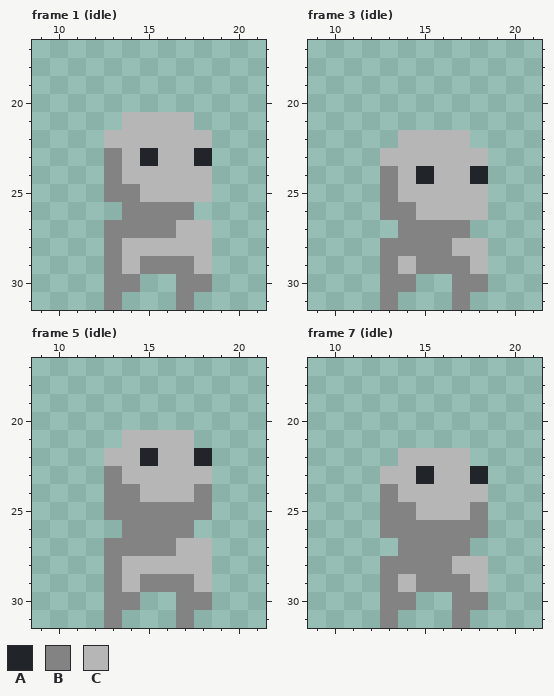
A pixel-art file gets an edit: IvoryKeep/res/sprites/player.aseprite. The first picture shows the starting point.
32x32 pixels, 26 frames. Colours within 5 levels of each other are drawn and written as one. Shown: frame 1 (idle): x 9..21, y 17..31; frame 3 (idle): x 9..21, y 17..31; frame 5 (idle): x 9..21, y 17..31; frame 7 (idle): x 9..21, y 17..31. The commit also changed other frames, which this record leaves out.
Palette (. is transparent): A #212429  B #838383  C #b6b6b6
And afterwards:
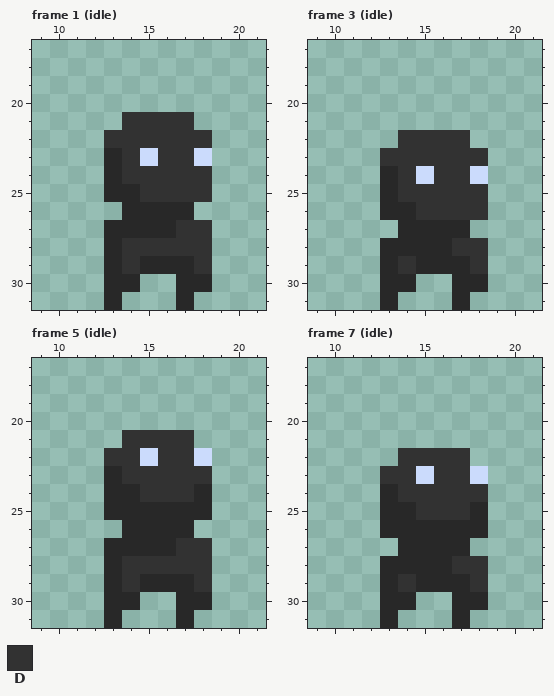
Colours new in this view: D #323232
Change:
colour A: #212429 -> #cbdbfc
colour B: #838383 -> #282828
Frame 1 (idle):
y 21: x 14..17 CCCC -> DDDD
y 22: x 13..18 CCCCCC -> DDDDDD
y 23: x 14 C -> D; x 16..17 CC -> DD
y 24: x 14..18 CCCCC -> DDDDD
y 25: x 15..18 CCCC -> DDDD
y 27: x 17..18 CC -> DD
y 28: x 14..18 CCCCC -> DDDDD
y 29: x 14 C -> D; x 18 C -> D
Frame 3 (idle):
y 22: x 14..17 CCCC -> DDDD
y 23: x 13..18 CCCCCC -> DDDDDD
y 24: x 14 C -> D; x 16..17 CC -> DD
y 25: x 14..18 CCCCC -> DDDDD
y 26: x 15..18 CCCC -> DDDD
y 28: x 17..18 CC -> DD
y 29: x 14 C -> D; x 18 C -> D
Frame 5 (idle):
y 21: x 14..17 CCCC -> DDDD
y 22: x 13..14 CC -> DD; x 16..17 CC -> DD
y 23: x 14..18 CCCCC -> DDDDD
y 24: x 15..17 CCC -> DDD
y 27: x 17..18 CC -> DD
y 28: x 14..18 CCCCC -> DDDDD
y 29: x 14 C -> D; x 18 C -> D
Frame 7 (idle):
y 22: x 14..17 CCCC -> DDDD
y 23: x 13..14 CC -> DD; x 16..17 CC -> DD
y 24: x 14..18 CCCCC -> DDDDD
y 25: x 15..17 CCC -> DDD
y 28: x 17..18 CC -> DD
y 29: x 14 C -> D; x 18 C -> D
Changed places in both pictures, as pixel boxes (x1, y1, x2, y2):
changed: (104, 112, 212, 310)
changed: (380, 130, 488, 310)
changed: (104, 430, 212, 628)
changed: (380, 448, 488, 628)
